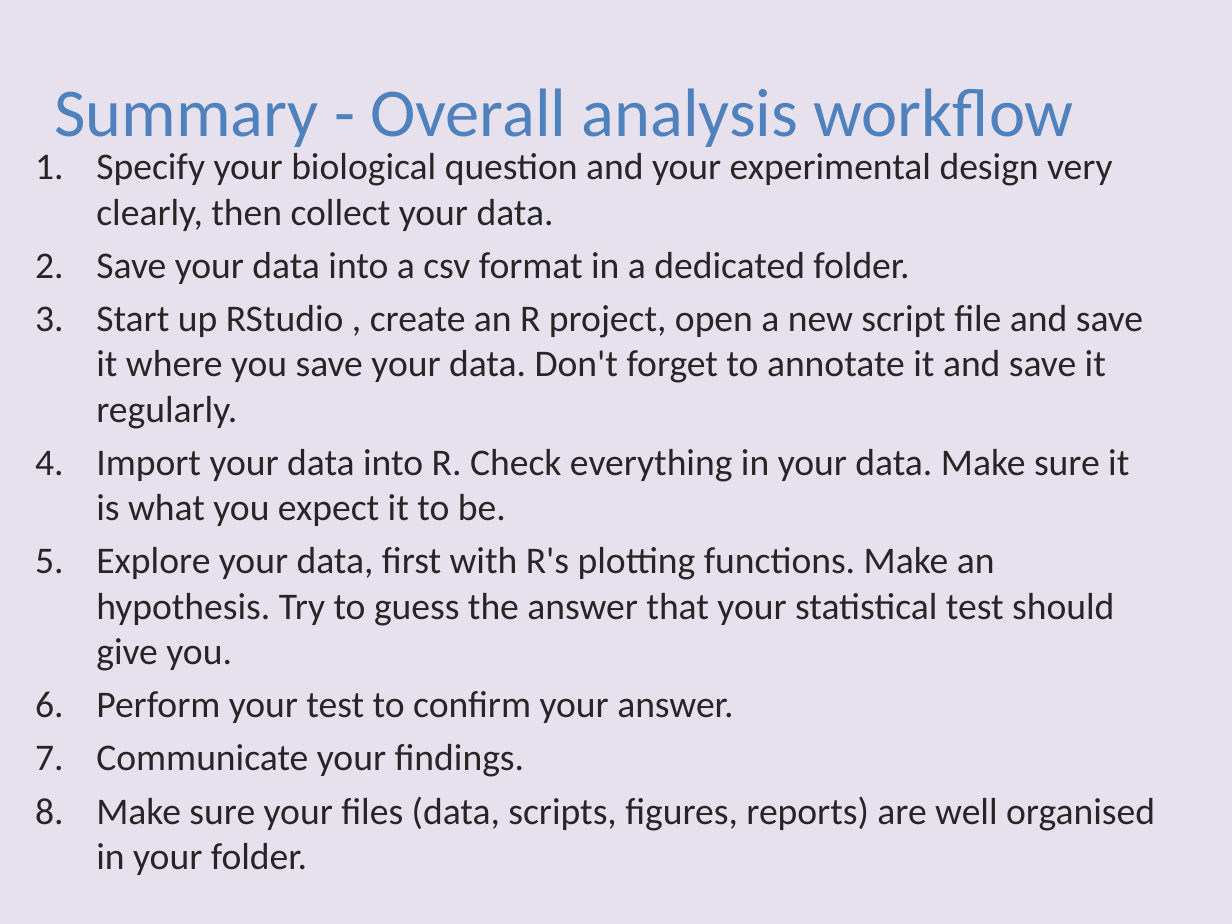
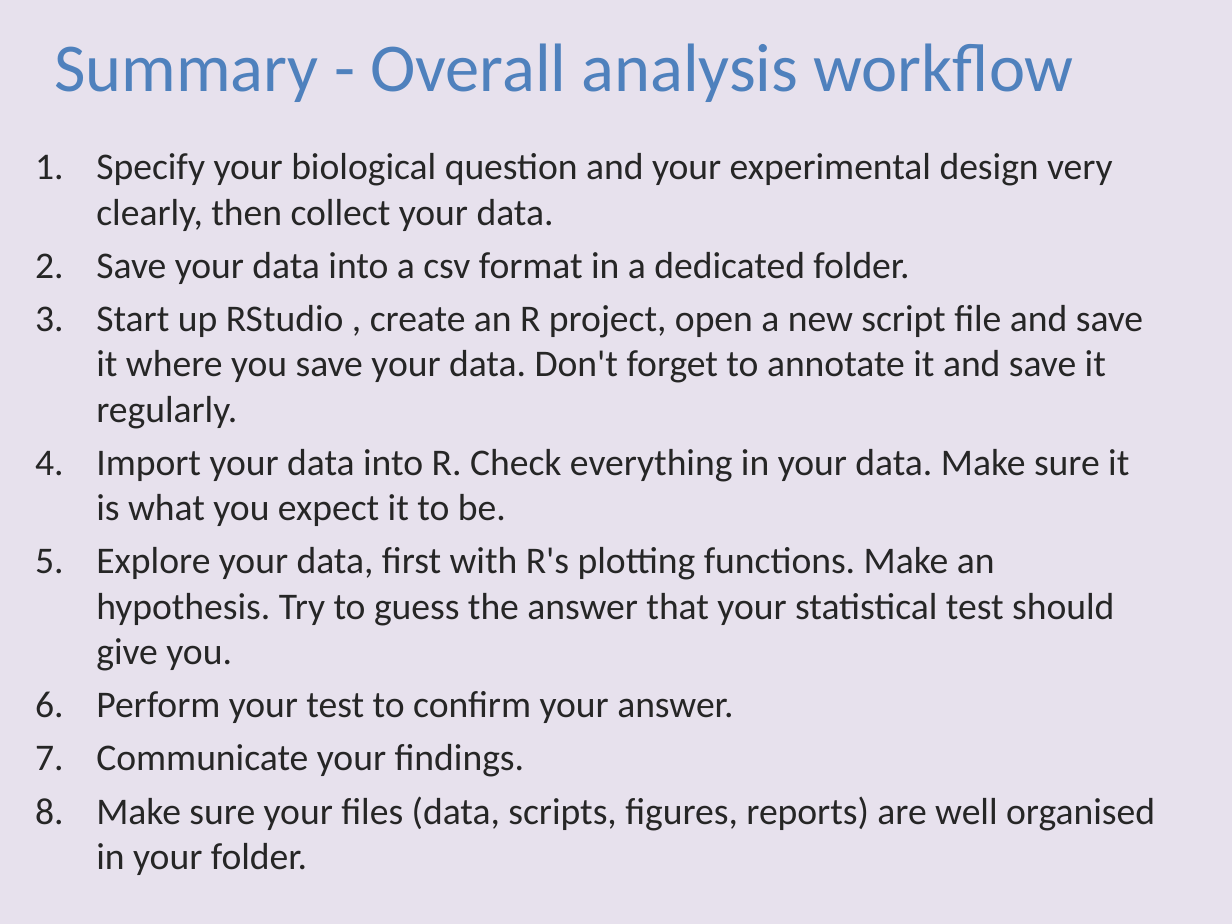
Before and after one commit to sib-swiss/first-steps-with-R-training, a slide deck: slide 52 of assets/pptx/First-steps-with-R_day2_afternoon.pptx. Drawn at 1232x924 pixels with LibreOffice and Linux fonts; fonts in the diff are those of the drawing. Boxes give left, top, right and bottom in pixels: in the first picture for what was removed or moved away, otherwise in the second. Text is boxed around its words. In the diff, an @@ line names an element or a change of style, - is before the commit and + after.

```diff
--- a/assets/pptx/First-steps-with-R_day2_afternoon.pptx
+++ b/assets/pptx/First-steps-with-R_day2_afternoon.pptx
@@ text "Summary - Overall analysis workflow": place and size @@
-text "Summary - Overall analysis workflow" at [54,88,1074,147]
+text "Summary - Overall analysis workflow" at [54,43,1074,102]
```
Also in this commit, not shown: 7 other slides changed, 1 other file.
